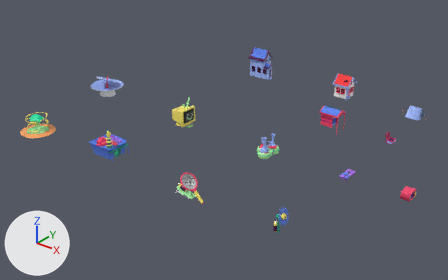
The Blender file assets/models/buildings.blend, before and after one commit.
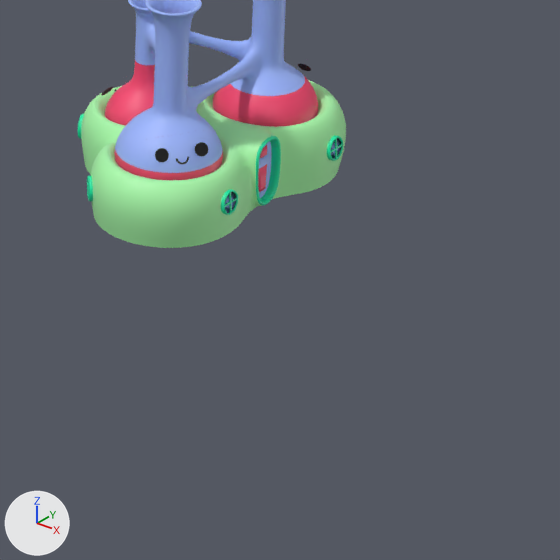
The first picture shows the older version from a 50 mm camera at (17.8, -83.5, 29.9) aimed at (-22.1, -33.6, -1.0). The close-ups show both versions on the part from 56% to 66% of the width and 49% to 66% of the height of that picture; other places that the commit changed are outside them. Lighting does not change. The marker at lower left points along +X, +Y and +Z.

In view in the first close-up: 'lab', 'lab_chimneys', 'lab_windows'.
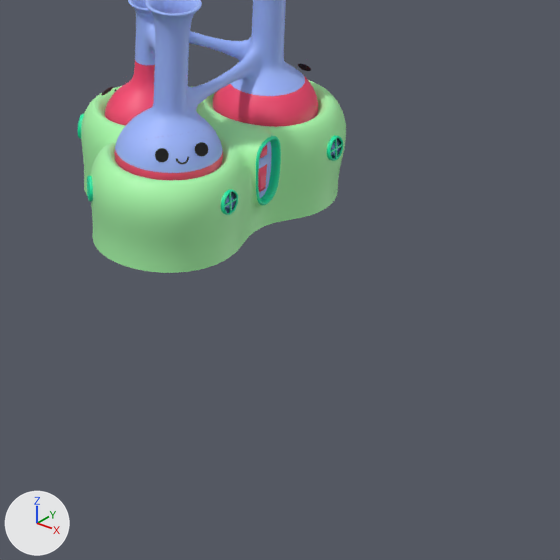
The change, as a list of edits to the scene's bpy script:
```text
Change me_lab:
    used by ob_lab; location = (-15.18, -35.07, 0.0); scale = (0.6, 0.6, 0.6)
    remove me_lab.from_pydata(...)  # 127 vertices, 105 faces; spans x -2.11..1.6, y -2.35..2.62, z -0.01..1.19
    add me_lab.from_pydata(...)  # 149 vertices, 127 faces; spans x -2.11..1.6, y -2.35..2.62, z -0.43..1.19
    me_lab part 1
    22 new vertices lie (0.0, 0.0, -0.42) away from vertices in x -1.97..1.47, y -2.17..2.44, z -0.01
    22 new faces join them
```

Pixel boxes [x1, y1, x2, y2] of what changed, in the close-ups (560 x 560 px):
'lab', reshaped (15% taller)
    before: [81, 80, 346, 248]
    after: [81, 80, 346, 273]
part 1 of me_lab, added (green)
    after: [84, 165, 340, 273]
